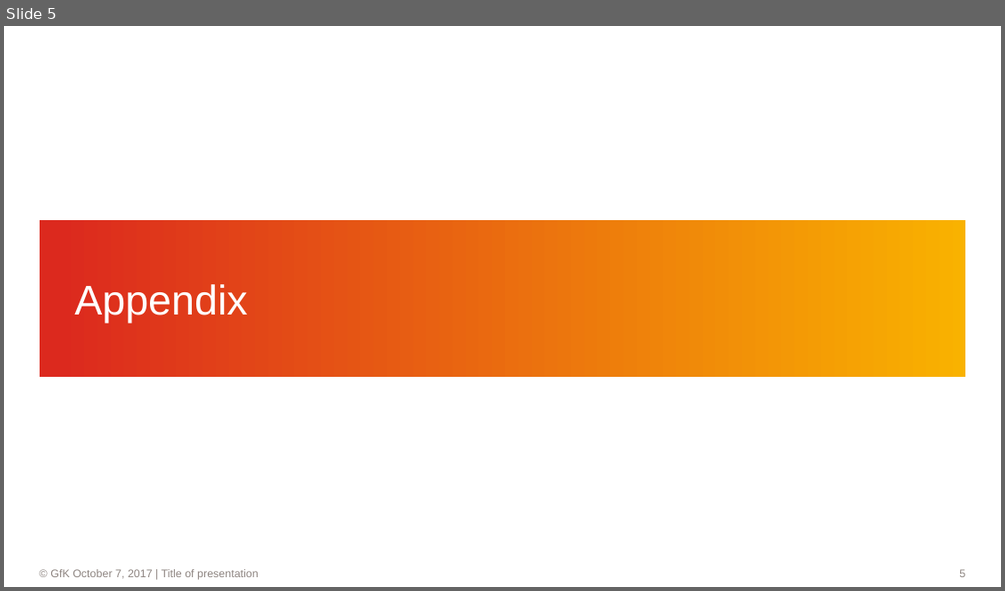
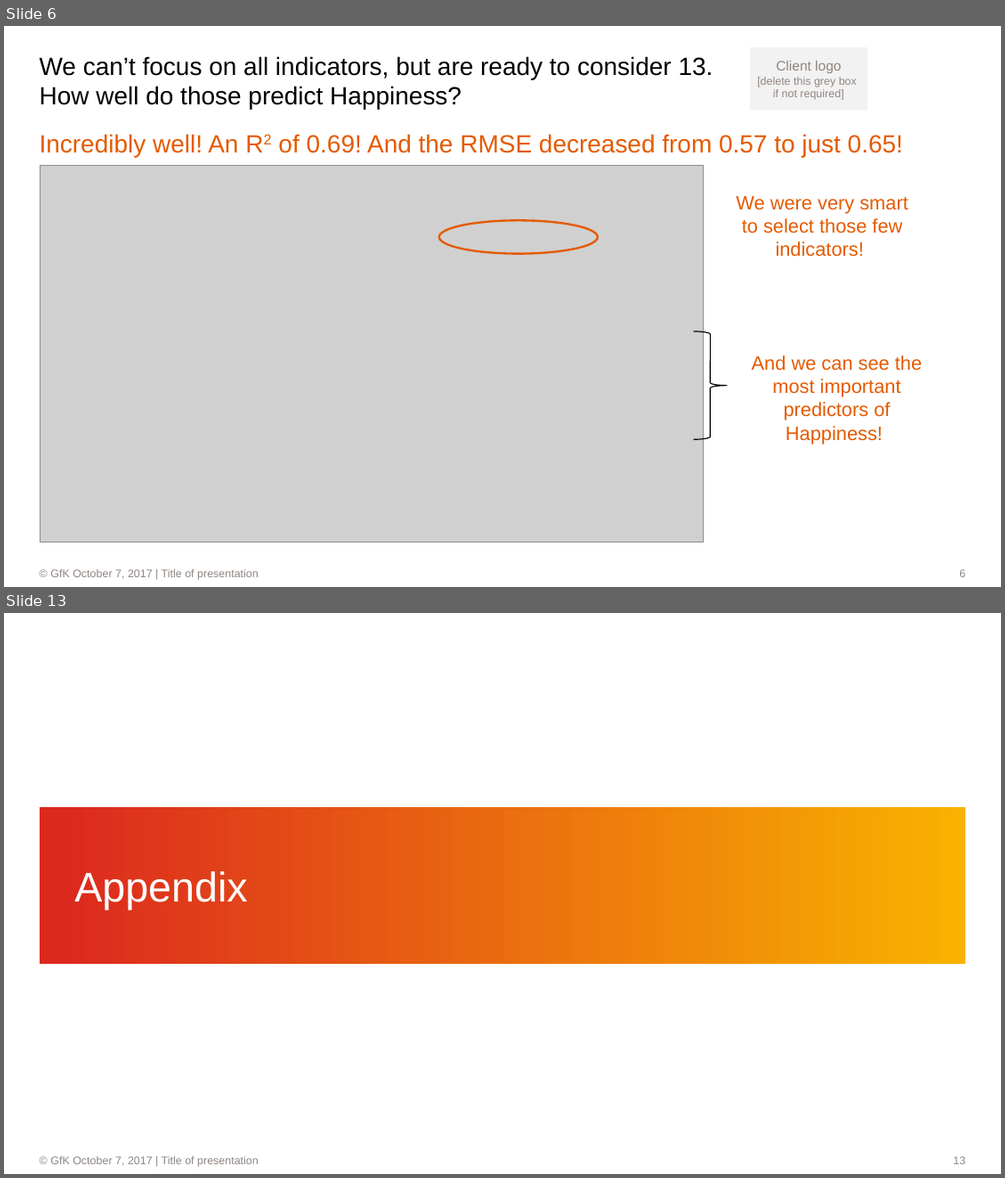
Before and after one commit to dl7631/Predict_World_Happiness, a slide deck: World Happiness.pptx. Shown one above the other, each under a label of ours: slide 5 before the commit, slides 6 and 13 after it; the slides between them are not shown. The pictures are 1005x591 and 1005x1178 pixels, drawn with LibreOffice and Linux fonts; fonts in the diff are those of the drawing; grey boxes stand for pictures; background and template pictures are left out. Boxes give left, top, right and bottom in pixels: in the first picture for what was removed or moved away, otherwise in the second. Text is boxed around its words. In the diff, an @@ line names an element or a change of style, - is before the commit and + after.

```diff
--- a/World Happiness.pptx
+++ b/World Happiness.pptx
@@ slide 6 added at bbox=[4, 26, 1001, 587], background #FFFFFF; not listed: 2 template elements that a slide beside it also shows @@
@@ rectangle added at bbox=[750, 47, 867, 110], fill #F2F2F2, 8 pt, text #928580 @@
+Client logo
+[delete this grey box
+if not required]
@@ title added at bbox=[40, 56, 713, 110], 18 pt, text #000000 @@
+We can’t focus on all indicators, but are ready to consider 13. How well do those predict Happiness?
@@ text added at bbox=[40, 134, 903, 157], 18 pt, text #E55A00 @@
+Incredibly well! An R2 of 0.69! And the RMSE decreased from 0.57 to just 0.65!
@@ picture added at bbox=[40, 166, 703, 542] @@
@@ text added at bbox=[736, 196, 907, 257], 14 pt, text #E55A00 @@
+We were very smart to select those few indicators!
@@ ellipse added at bbox=[438, 220, 597, 253], outline #E55A00 1.5 pt @@
@@ right brace added at bbox=[694, 331, 727, 439], outline #000000 0.75 pt @@
@@ text added at bbox=[752, 355, 922, 443], 14 pt, text #E55A00 @@
+And we can see the most important predictors of Happiness!
@@ what was slide 5 is now slide 13 @@
@@ page number at bbox=[953, 1156, 965, 1164]: text changed @@
-5
+13
```
Also in this commit, not shown: 11 other slides added, 4 slides removed, 2 other files.
